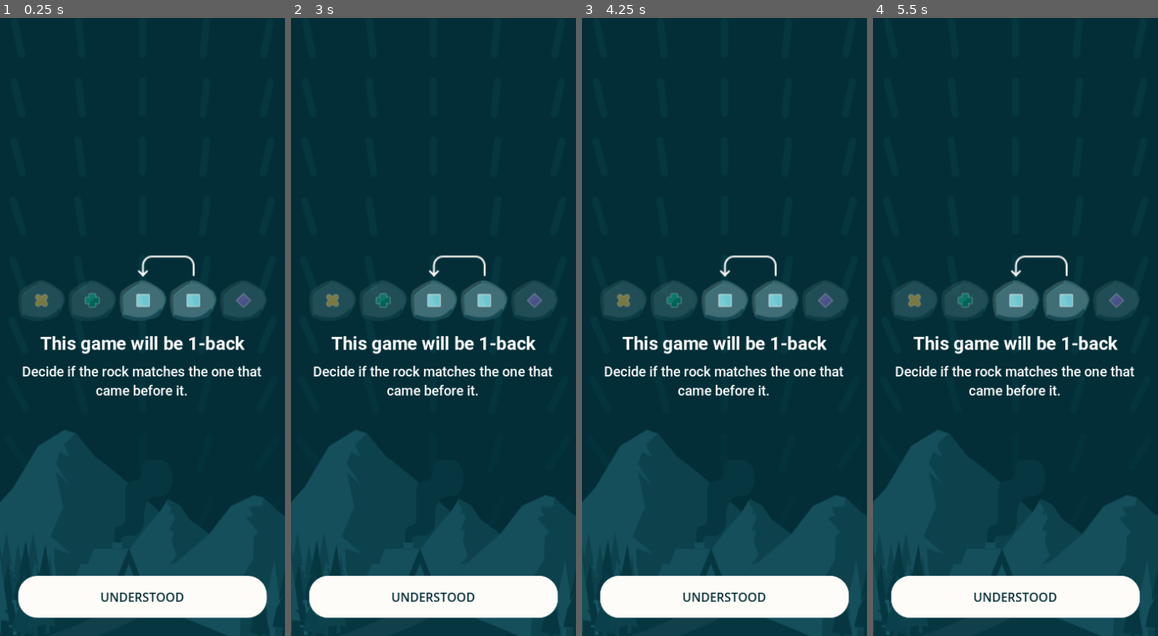
Above: before the commit, frames 1-4 (left to right).
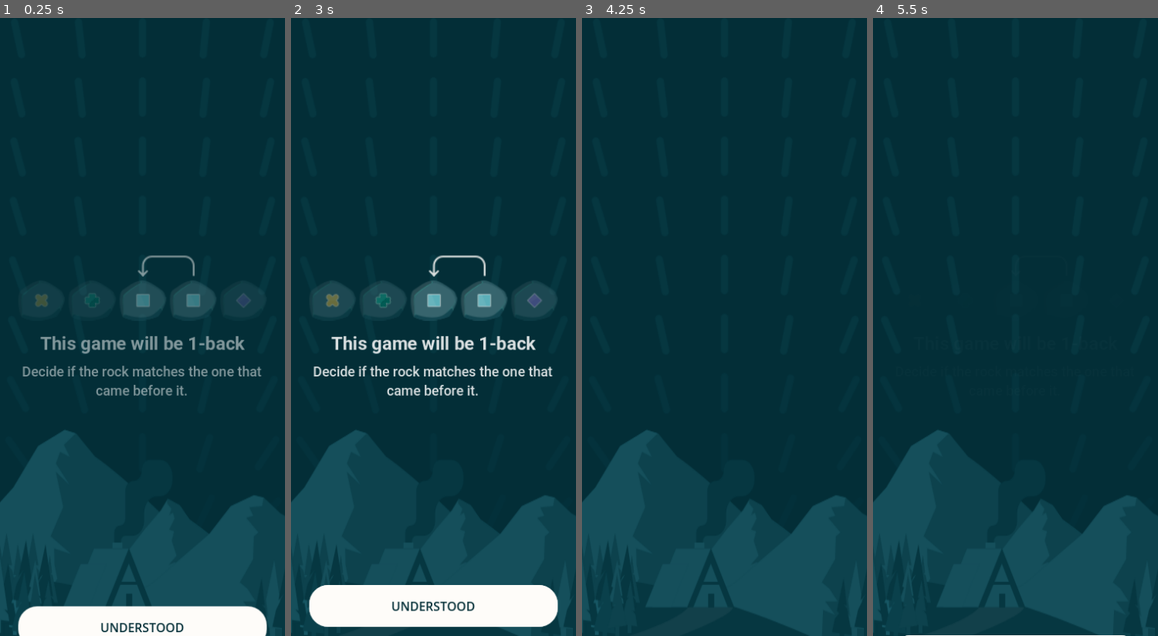
Above: after the commit, the same moments.

Repository: SugarF0x/back-back
Game: Godot game, scene res://game_scene.tscn
Same seed, same stepped clock (60 frames per second), same inputs: the game is played once before the commit and once after it. The project has no main scene, so this scene is started directly.
Inputs (mouse positions are in pixels of both pictures, inside the frame that each line leads up to):
- Up to frame 1 (0.25 s): no input
- Up to frame 2 (3 s): click "UNDERSTOOD" at 0.5 s; click (433, 598) at 1.25 s, where only the run before the commit has a clickable "UNDERSTOOD"; click (433, 598) at 2 s, where only the run before the commit has a clickable "UNDERSTOOD"; tap Enter at 2.75 s
- Up to frame 3 (4.25 s): tap Space at 3.5 s
- Up to frame 4 (5.5 s): tap Enter at 4.25 s; tap Space at 5 s

The runs differ from the first frame. In frame 1, 10% of the frame differs, in the area x 6-94%, y 38-100%; in frame 2, 4.5%; in frame 3, 11%; in frame 4, 12%.

Commit message:
animate pre stage transitions

Diff:
--- /dev/null
+++ b/views/pre_stage.gd
@@ -0,0 +1,46 @@
+@tool
+class_name BackBackPreStage extends Control
+
+@onready var pre_stage_instructions: PreStageInstructions = %PreStageInstructions
+@onready var proceed_button: Button = %ProceedButton
+
+@export var problem_type: BackBackProblem.Type = BackBackProblem.Type.ONE_BACK :
+	set(value):
+		problem_type = value
+		pre_stage_instructions.problem_type = value
+
+var tween: Tween
+var button_origin: Vector2
+
+func _ready() -> void:
+	proceed_button.pressed.connect(_transit_to_stage)
+	_register_origin.call_deferred()
+	_translate_in.call_deferred()
+
+func _translate_in() -> void:
+	if tween != null: tween.kill()
+	tween = create_tween()
+
+	pre_stage_instructions.modulate.a = 0
+	tween.tween_property(proceed_button, 'position', Vector2(proceed_button.position.x, get_viewport_rect().size.y), 0)
+
+	tween.chain().tween_property(pre_stage_instructions, 'modulate', Color(1,1,1,1), .5).set_trans(Tween.TRANS_CUBIC).set_ease(Tween.EASE_IN_OUT)
+	tween.parallel().tween_property(proceed_button, 'position', button_origin, .5).set_trans(Tween.TRANS_CUBIC).set_ease(Tween.EASE_IN_OUT)
+
+func _translate_out(callback: Callable) -> void:
+	if tween != null: tween.kill()
+	tween = create_tween()
+
+	pre_stage_instructions.modulate.a = 1
+	tween.tween_property(proceed_button, 'position', button_origin, 0)
+
+	tween.chain().tween_property(pre_stage_instructions, 'modulate', Color(1,1,1,0), .5).set_trans(Tween.TRANS_CUBIC).set_ease(Tween.EASE_IN_OUT)
+	tween.parallel().tween_property(proceed_button, 'position', Vector2(button_origin.x, get_viewport_rect().size.y), .5).set_trans(Tween.TRANS_CUBIC).set_ease(Tween.EASE_IN_OUT)
+
+	tween.tween_callback(callback)
+
+func _transit_to_stage() -> void:
+	_translate_out(func() -> void: print('finished!'))
+
+func _register_origin() -> void:
+	button_origin = proceed_button.position
--- a/views/pre_stage.tscn
+++ b/views/pre_stage.tscn
@@ -1,6 +1,8 @@
-[gd_scene load_steps=2 format=3 uid="uid://0dov1wg01s5t"]
+[gd_scene load_steps=4 format=3 uid="uid://0dov1wg01s5t"]
 
+[ext_resource type="Script" uid="uid://dxjkcuphoyutk" path="res://views/pre_stage.gd" id="1_1gdts"]
 [ext_resource type="PackedScene" uid="uid://cg6xr40af7x8l" path="res://components/pre_stage_instructions/pre_stage_instructions.tscn" id="1_ewtw8"]
+[ext_resource type="PackedScene" uid="uid://cmm7irfcj524m" path="res://composables/button_animations.tscn" id="3_7gpcs"]
 
 [node name="PreStage" type="Control"]
 layout_mode = 3
@@ -9,6 +11,7 @@
 anchor_bottom = 1.0
 grow_horizontal = 2
 grow_vertical = 2
+script = ExtResource("1_1gdts")
 
 [node name="MarginContainer" type="MarginContainer" parent="."]
 layout_mode = 1
@@ -27,9 +30,13 @@
 alignment = 1
 
 [node name="PreStageInstructions" parent="MarginContainer/VBoxContainer" instance=ExtResource("1_ewtw8")]
+unique_name_in_owner = true
 layout_mode = 2
 
-[node name="Button" type="Button" parent="MarginContainer"]
+[node name="ProceedButton" type="Button" parent="MarginContainer"]
+unique_name_in_owner = true
 layout_mode = 2
 size_flags_vertical = 8
 text = "UNDERSTOOD"
+
+[node name="ButtonAnimations" parent="MarginContainer/ProceedButton" instance=ExtResource("3_7gpcs")]
Not shown, added: views/pre_stage.gd.uid
